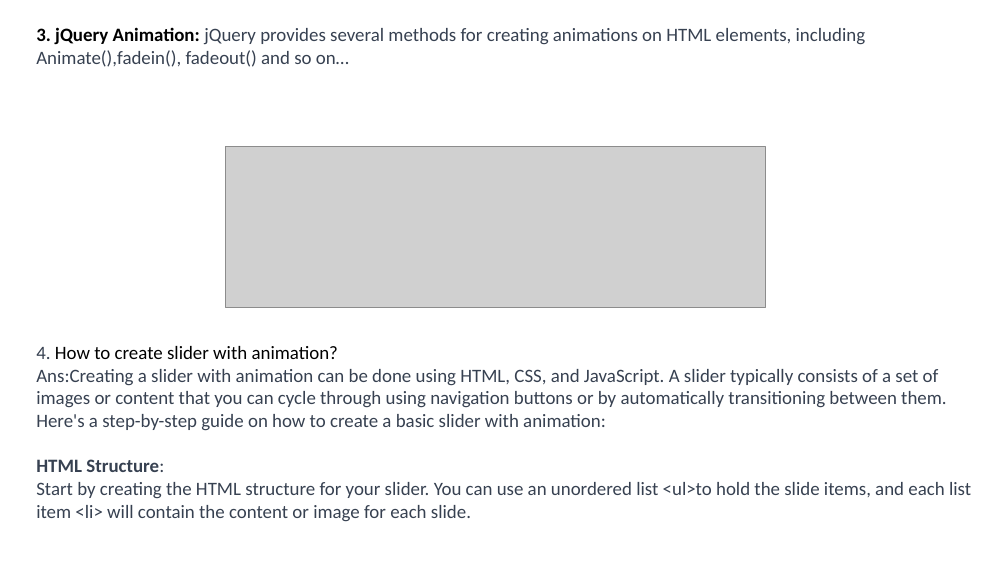
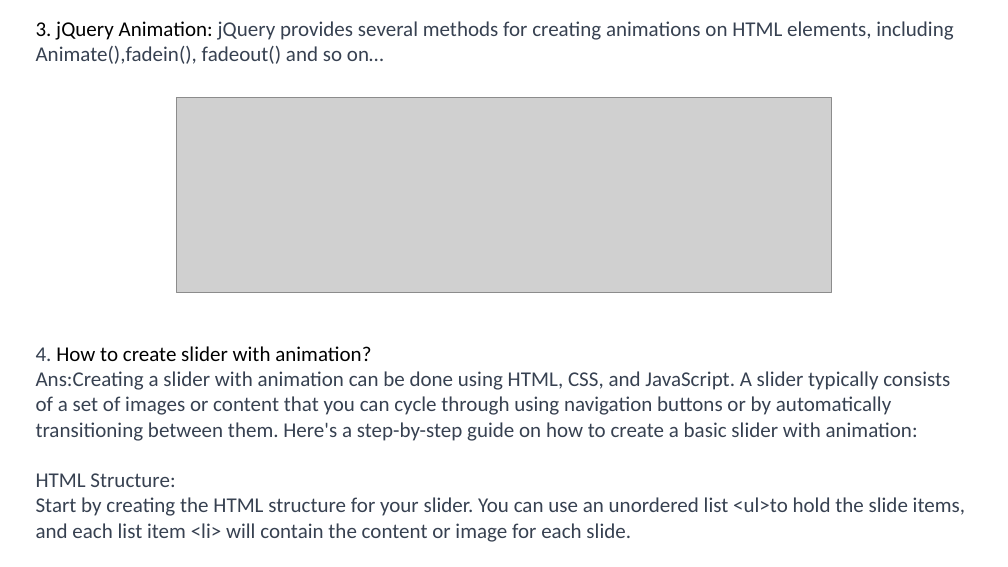
Before and after one commit to Prem3039/task, a slide deck: slide 4 of jqurey resubmit.pptx. Drawn at 1008x567 pixels with LibreOffice and Linux fonts; fonts in the diff are those of the drawing; grey boxes stand for pictures. Boxes give left, top, right and bottom in pixels: in the first picture for what was removed or moved away, otherwise in the second. Text is boxed around its words. In the diff, an @@ line names an element or a change of style, - is before the commit and + after.

```diff
--- a/jqurey resubmit.pptx
+++ b/jqurey resubmit.pptx
@@ text "3. jQuery Animation: jQuery provides ..." at (36,21,965,542): size 18 to 20 pt; bold off in "3. jQuery Animation:", "HTML Structure:" @@
@@ picture: place and size @@
-picture at (226,147,766,308)
+picture at (176,98,832,293)
```
Also in this commit, not shown: 3 other slides changed, 6 slides added, 5 slides removed.
